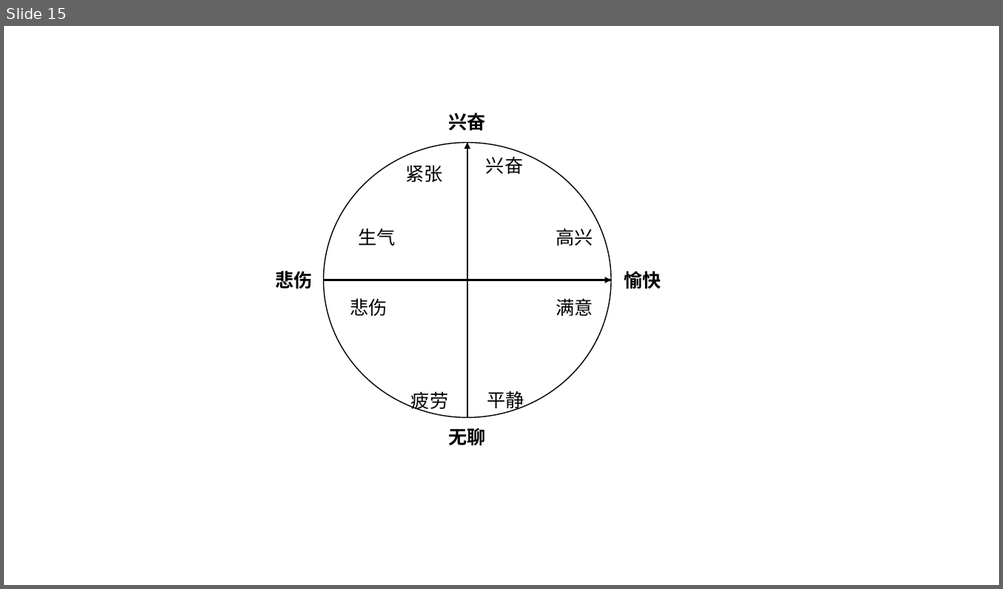
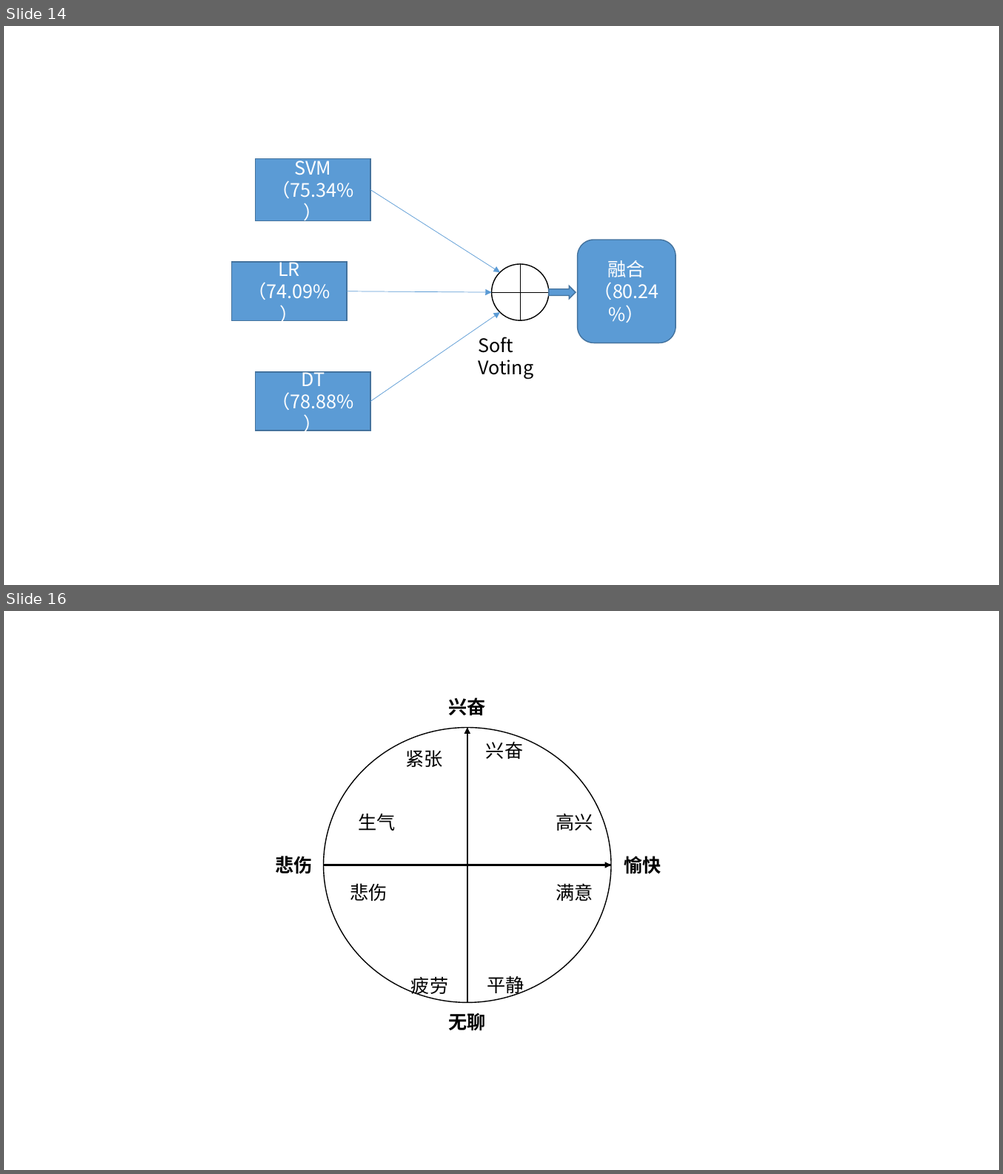
Before and after one commit to wandouqiang/-, a slide deck: 图集.pptx. Shown one above the other, each under a label of ours: slide 15 before the commit, slides 14 and 16 after it; the slides between them are not shown. The pictures are 1003x589 and 1003x1174 pixels, drawn with LibreOffice and Linux fonts; fonts in the diff are those of the drawing. Boxes give left, top, right and bottom in pixels: in the first picture for what was removed or moved away, otherwise in the second. Text is boxed around its words. In the diff, an @@ line names an element or a change of style, - is before the commit and + after.

```diff
--- a/图集.pptx
+++ b/图集.pptx
@@ slide 14 added at (4,26,999,585), background #FFFFFF @@
@@ rectangle added at (256,158,370,221), fill #5B9BD5, outline #43739E 1 pt, 18 pt, text #FFFFFF @@
+SVM
+（75.34%）
@@ arrow added from (370, 190) to (500, 273), #5B9BD5 0.5 pt @@
@@ rounded rectangle added at (577,240,675,343), fill #5B9BD5, outline #43739E 1 pt, 18 pt, text #FFFFFF @@
+融合
+（80.24%）
@@ rectangle added at (232,263,347,321), fill #5B9BD5, outline #43739E 1 pt, 18 pt, text #FFFFFF @@
+LR
+（74.09%）
@@ ellipse added at (491,264,549,321), fill #FFFFFF, outline #000000 1 pt @@
@@ line added from (521, 264) to (521, 321), #000000 0.5 pt @@
@@ arrow added from (347, 292) to (491, 292), #5B9BD5 0.5 pt @@
@@ right arrow added at (549,286,575,299), fill #5B9BD5, outline #43739E 1 pt @@
@@ arrow added from (370, 401) to (500, 312), #5B9BD5 0.5 pt @@
@@ line added from (491, 292) to (549, 292), #000000 0.5 pt @@
@@ text added at (478,337,534,379), 18 pt, text #000000 @@
+Soft Voting
@@ rectangle added at (256,372,370,430), fill #5B9BD5, outline #43739E 1 pt, 18 pt, text #FFFFFF @@
+DT
+（78.88%）
@@ what was slide 15 is now slide 16 @@
```
Also in this commit, not shown: 1 other slide added, 1 slide removed, 3 other files.
